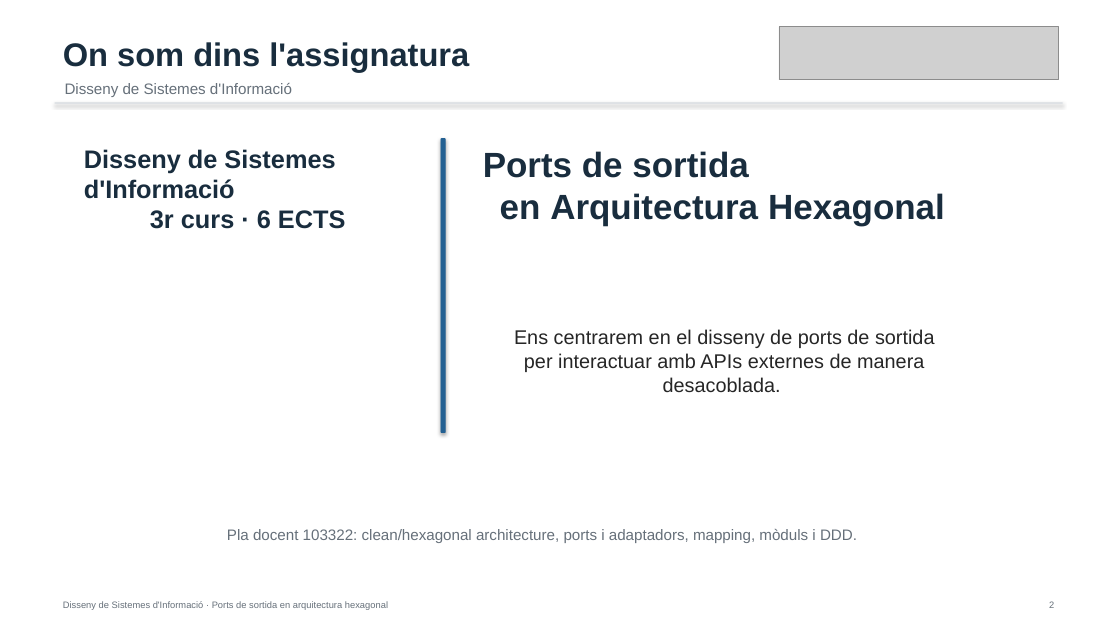
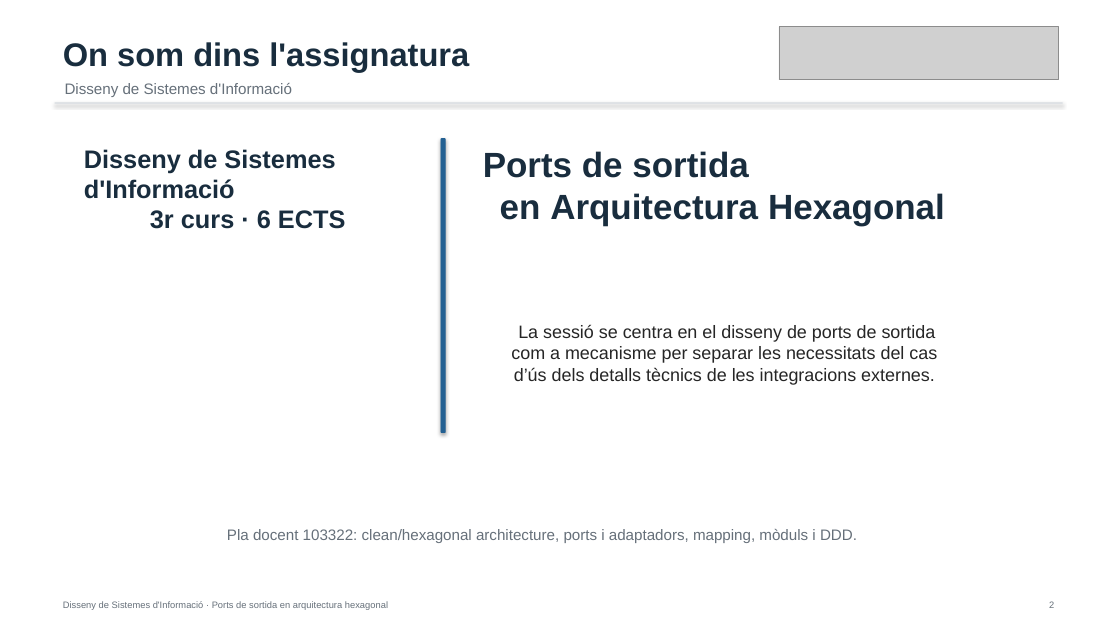
Before and after one commit to alfredorueda/HexaStock, a slide deck: slide 2 of doc/presentations/defensa-placa-permanent-dsi-ports-sortida-hexagonal/output/IMPORTANTE_MANUAL_defensa-dsi-ports-sortida-hexagonal.pptx. Drawn at 1120x630 pixels with LibreOffice and Linux fonts; fonts in the diff are those of the drawing; grey boxes stand for pictures. Boxes give left, top, right and bottom in pixels: in the first picture for what was removed or moved away, otherwise in the second. Text is boxed around its words. In the diff, an @@ line names an element or a change of style, - is before the commit and + after.

```diff
--- a/doc/presentations/defensa-placa-permanent-dsi-ports-sortida-hexagonal/output/IMPORTANTE_MANUAL_defensa-dsi-ports-sortida-hexagonal.pptx
+++ b/doc/presentations/defensa-placa-permanent-dsi-ports-sortida-hexagonal/output/IMPORTANTE_MANUAL_defensa-dsi-ports-sortida-hexagonal.pptx
@@ text at (511,324,937,385): text changed; size 17.1 to 15.4 pt @@
-Ens centrarem en el disseny de ports de sortida per interactuar amb APIs externes de manera desacoblada.
+La sessió se centra en el disseny de ports de sortida com a mecanisme per separar les necessitats del cas d’ús dels detalls tècnics de les integracions externes.
```
Also in this commit, not shown: 2 other slides changed, 2 other files.
